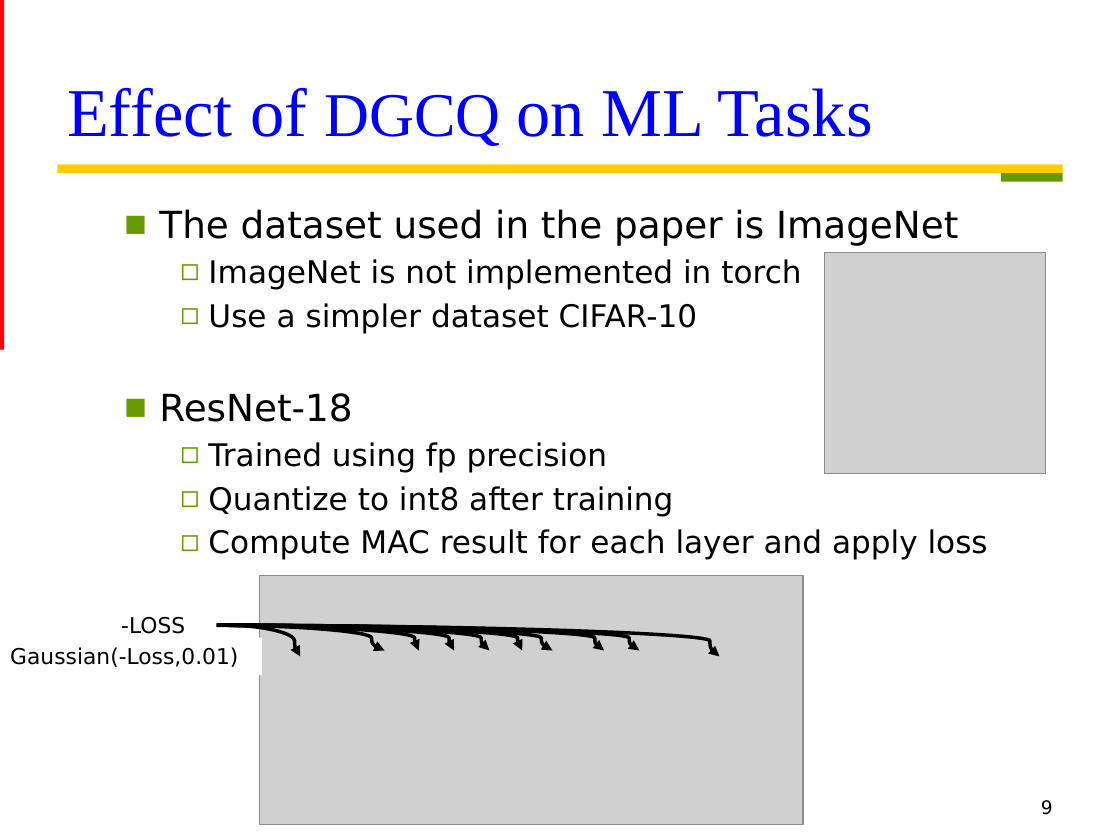
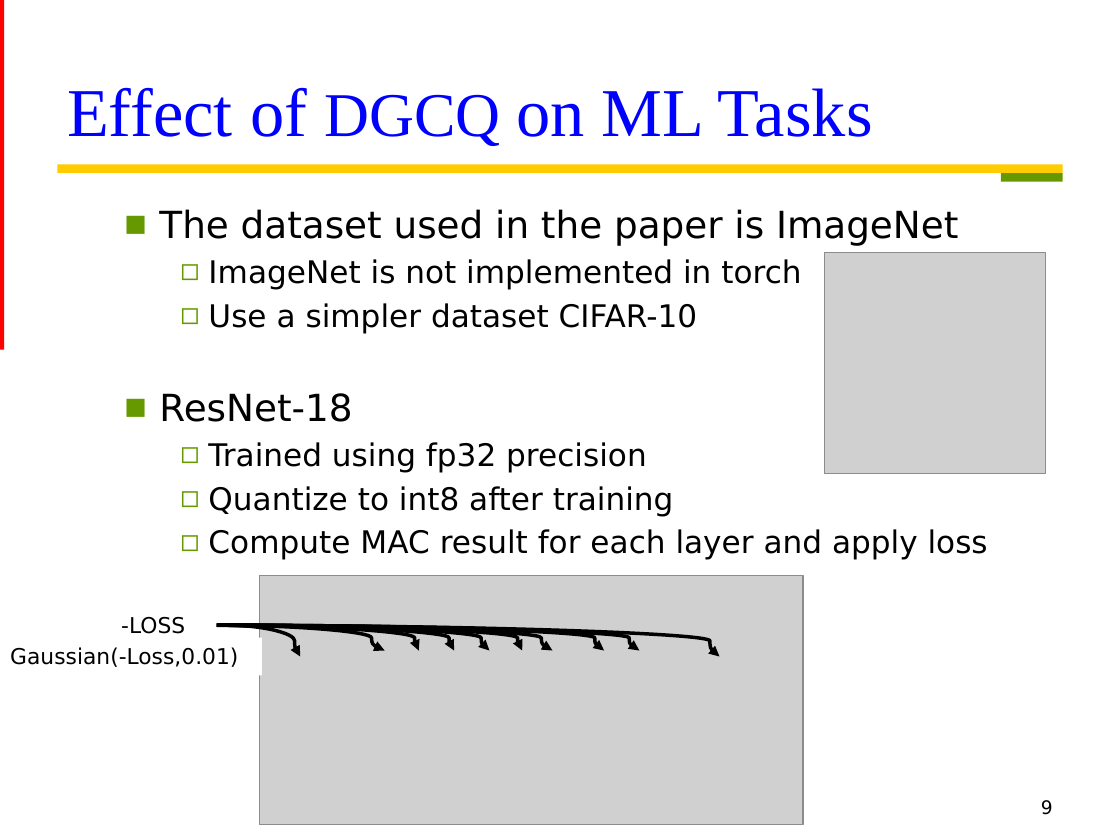
Before and after one commit to Oniontow/TTLiu_Project, a slide deck: slide 9 of dgcq/ppt.pptx. Drawn at 1120x840 pixels with LibreOffice and Linux fonts; fonts in the diff are those of the drawing; grey boxes stand for pictures. Boxes give left, top, right and bottom in pixels: in the first picture for what was removed or moved away, otherwise in the second. Text is boxed around its words. In the diff, an @@ line names an element or a change of style, - is before the commit and + after.

```diff
--- a/dgcq/ppt.pptx
+++ b/dgcq/ppt.pptx
@@ text at bbox=[208, 442, 646, 473]: text changed @@
-    ◻ Trained using fp precision
+    ◻ Trained using fp32 precision
```
Also in this commit, not shown: 7 other slides changed.
